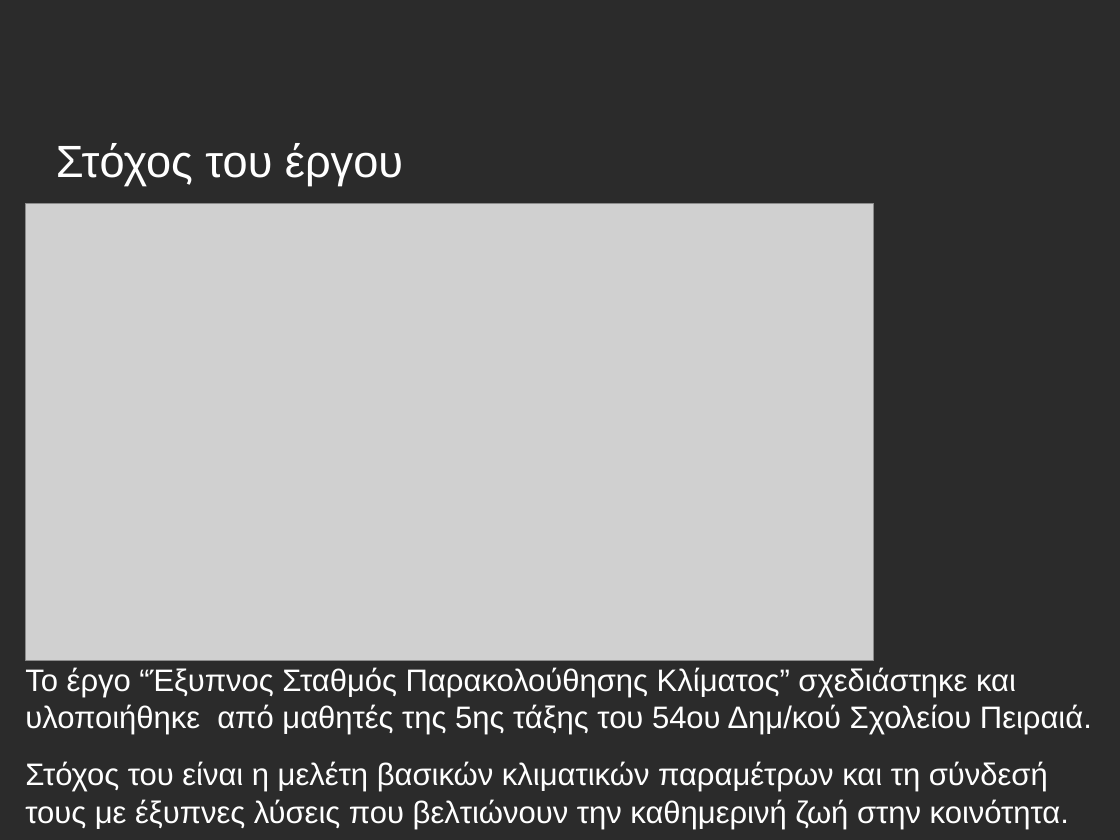
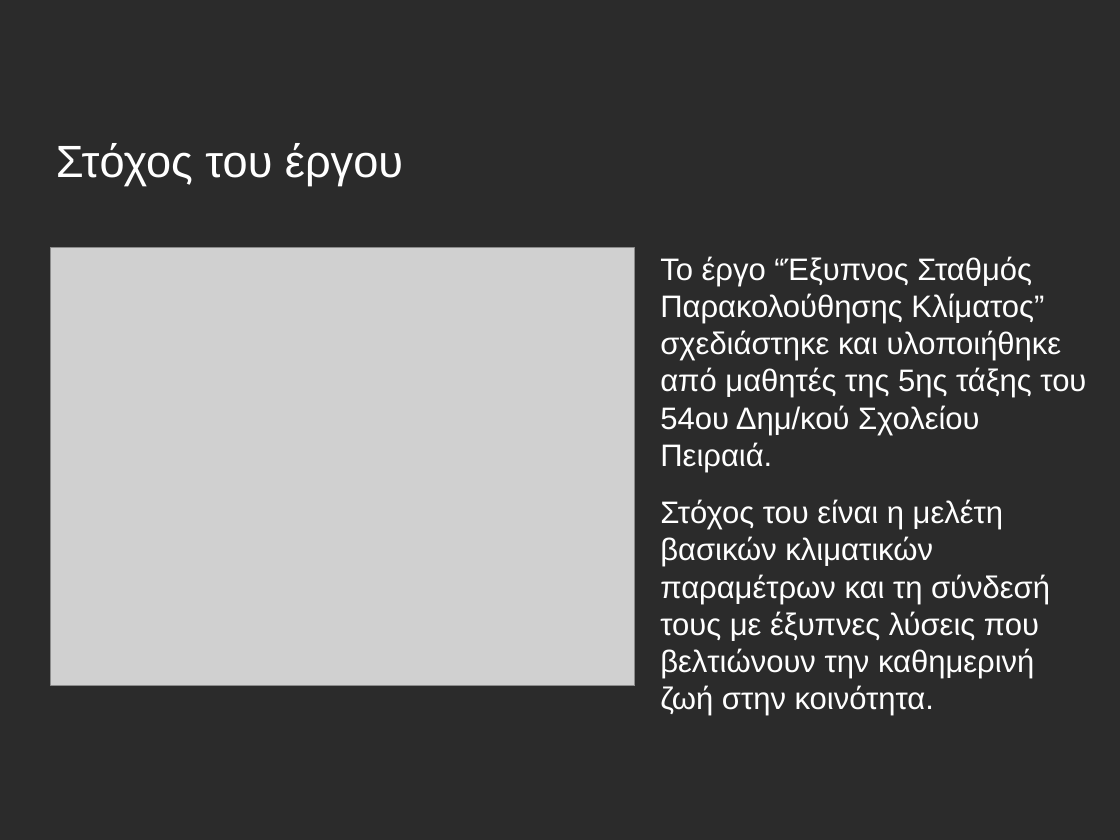
Before and after one commit to tpelab-54dim-piraeus/smart-weather-station, a slide deck: slide 2 of Παρουσίαση/Έξυπνος σταθμός παρακολούθησης κλίματος.odp. Drawn at 1120x840 pixels with LibreOffice and Linux fonts; fonts in the diff are those of the drawing; grey boxes stand for pictures; background and template pictures are left out; a plain dark background stands for a picture behind light text. Boxes give left, top, right and bottom in pixels: in the first picture for what was removed or moved away, otherwise in the second. Text is boxed around its words. In the diff, an @@ line names an element or a change of style, - is before the commit and + after.

```diff
--- a/Παρουσίαση/Έξυπνος σταθμός παρακολούθησης κλίματος.odp
+++ b/Παρουσίαση/Έξυπνος σταθμός παρακολούθησης κλίματος.odp
@@ picture: place and size @@
-picture at bbox=[25, 203, 874, 661]
+picture at bbox=[51, 248, 635, 686]
@@ text "Το έργο “Έξυπνος Σταθμός Παρακολούθησης ..." rewrapped from bbox=[25, 667, 1092, 829] to bbox=[660, 256, 1086, 678] @@
```
Also in this commit, not shown: 4 other slides changed.
